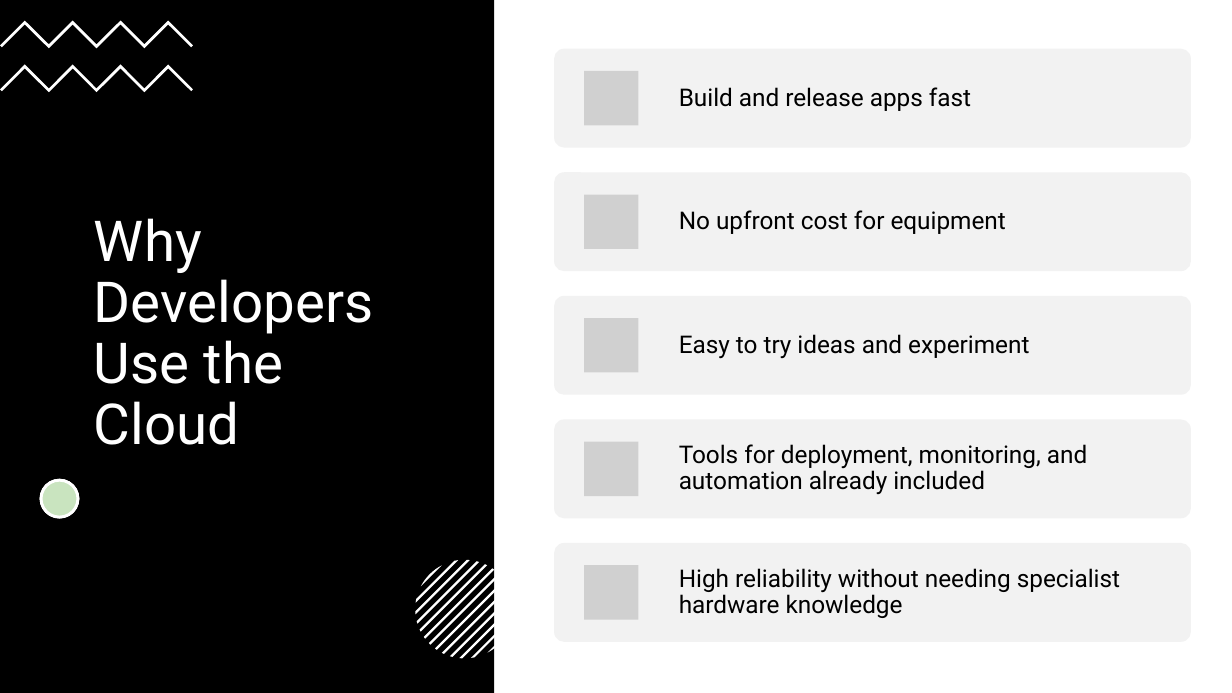
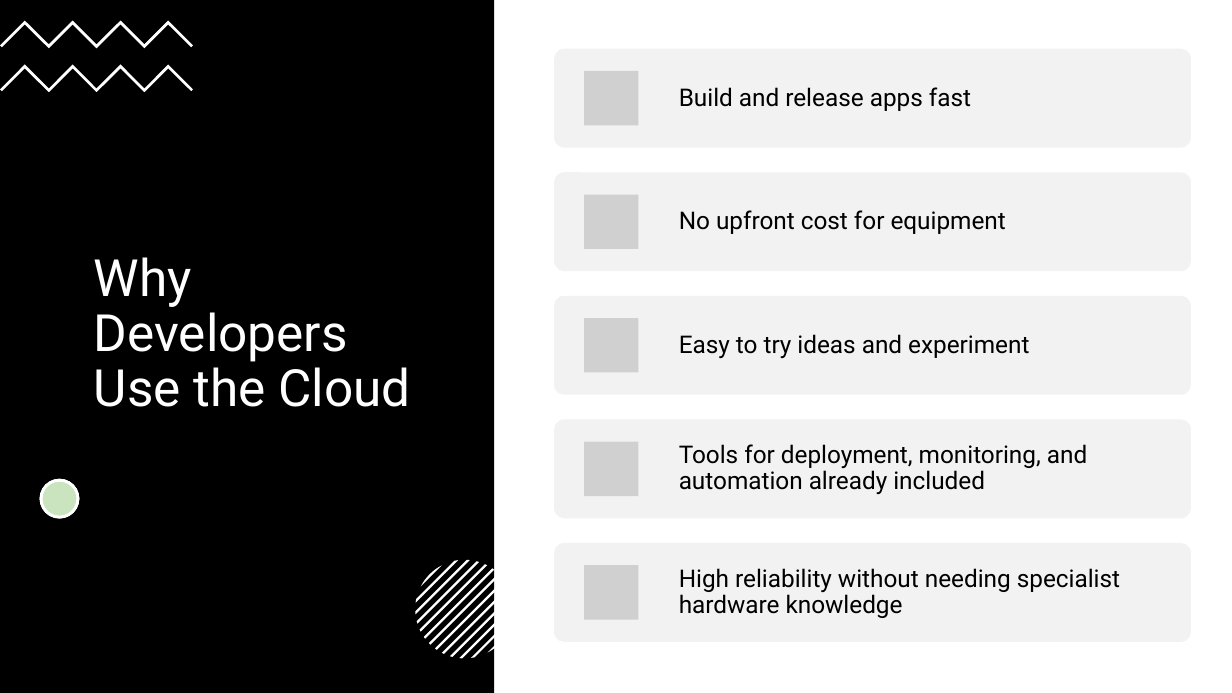
Before and after one commit to mikebaradaran/mod5-L3, a slide deck: slide 3 of ADXD2SD3M5-V1.1/Mod5 Mike/Cloud/1-What Is Cloud Computing.pptx. Drawn at 1232x693 pixels with LibreOffice and Linux fonts; fonts in the diff are those of the drawing; grey boxes stand for pictures. Boxes give left, top, right and bottom in pixels: in the first picture for what was removed or moved away, otherwise in the second. Text is boxed around its words. In the diff, an @@ line names an element or a change of style, - is before the commit and + after.

Commit message:
updated Cloud slides first attempt

```diff
--- a/ADXD2SD3M5-V1.1/Mod5 Mike/Cloud/1-What Is Cloud Computing.pptx
+++ b/ADXD2SD3M5-V1.1/Mod5 Mike/Cloud/1-What Is Cloud Computing.pptx
@@ title "Why Developers Use the Cloud" at box(94, 257, 410, 407): size 44 to 40 pt @@
```
Also in this commit, not shown: 5 other slides changed, 3 other files.
